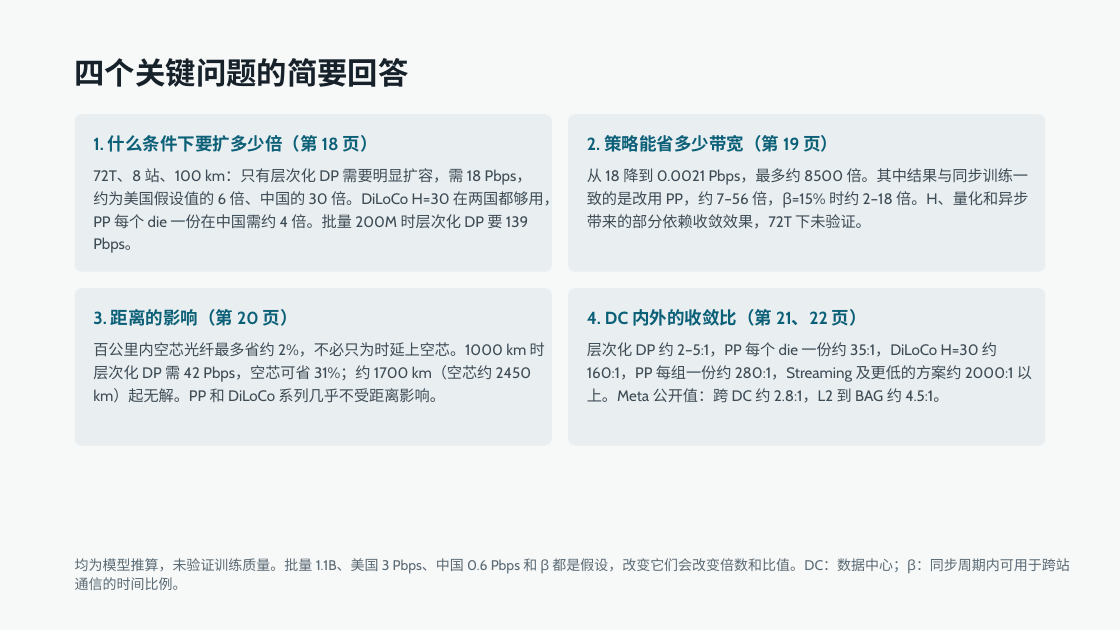
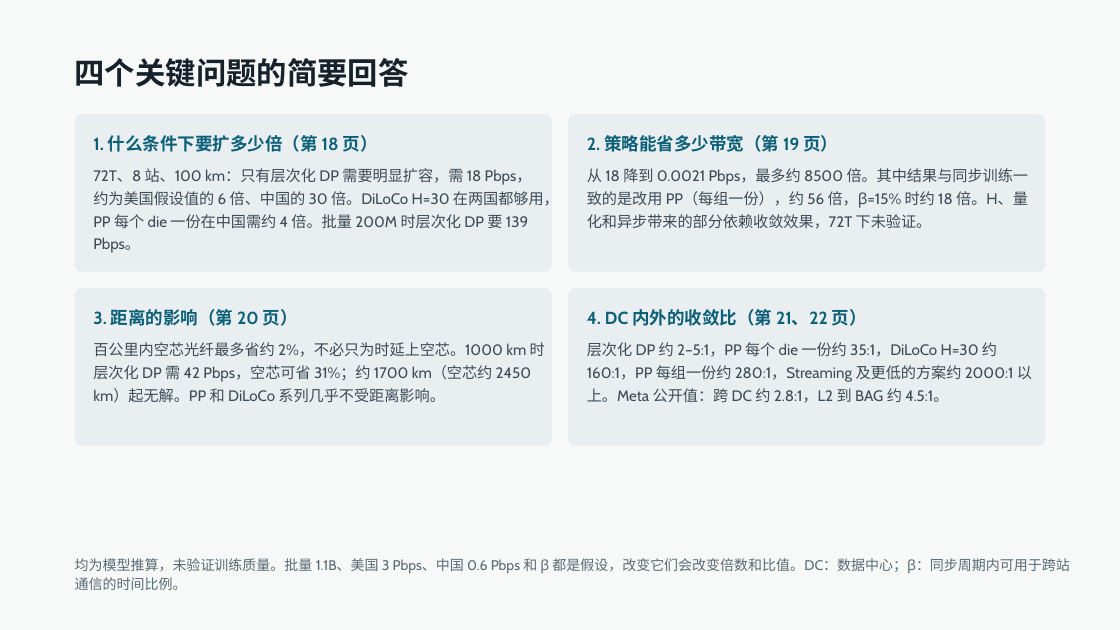
Before and after one commit to LuisXinYe/Transfer-Repo, a slide deck: slide 17 of 2030 跨站带宽与时延分析 (2).pptx. Drawn at 1120x630 pixels with LibreOffice and Linux fonts; fonts in the diff are those of the drawing. Boxes give left, top, right and bottom in pixels: in the first picture for what was removed or moved away, otherwise in the second. Text is boxed around its words. In the diff, an @@ line names an element or a change of style, - is before the commit and + after.

```diff
--- a/2030 跨站带宽与时延分析 (2).pptx
+++ b/2030 跨站带宽与时延分析 (2).pptx
@@ text at [587, 168, 1029, 229]: text changed @@
-从 18 降到 0.0021 Pbps，最多约 8500 倍。其中结果与同步训练一致的是改用 PP，约 7–56 倍，β=15% 时约 2–18 倍。H、量化和异步带来的部分依赖收敛效果，72T 下未验证。
+从 18 降到 0.0021 Pbps，最多约 8500 倍。其中结果与同步训练一致的是改用 PP（每组一份），约 56 倍，β=15% 时约 18 倍。H、量化和异步带来的部分依赖收敛效果，72T 下未验证。
```
Also in this commit, not shown: 1 other slide changed.
